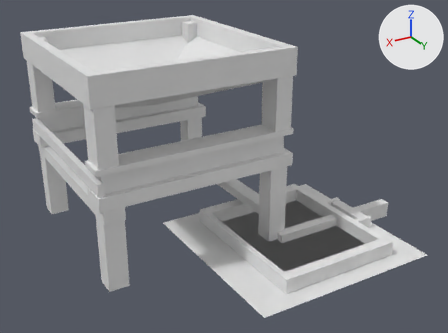
Renders of the Blender file aos_workshop_expansion/src/main/resources/assets/aos_workshop_expansion/objmodels/mechanical_sieve.blend from each side of a commit.
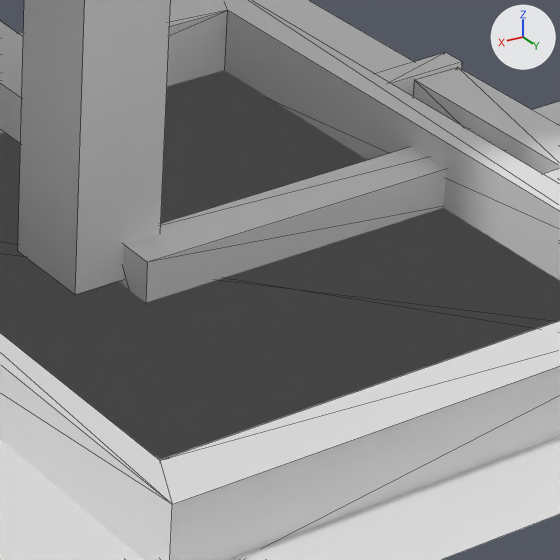
Each version is shown whole from a 50 mm lens placed at (1.745, 2.252, 1.619), pointed at (0.24, -0.256, 0.365), then close up on the part from 57% to 80% of the width and 56% to 87% of the height. Arrows for +X, +Y and +Z are at upper right; the lights stay in place. The first two pictures are the older version. The close-ups show mesh edges as thin lines. Materials are left out; every surface is plain grey.

Names of what the first close-up shows: 'arm', 'base', 'hopper_plane', 'sieve', 'sieve.001'.
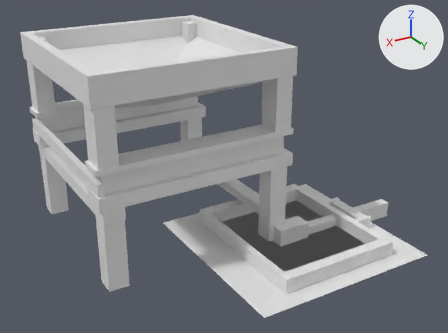
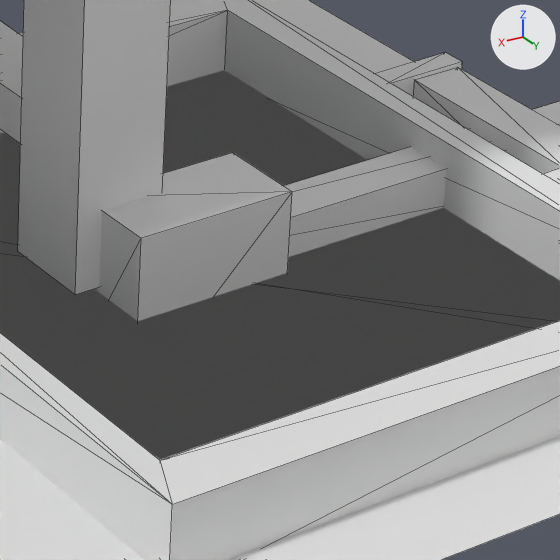
The change, as JSON lines over the scene's bpy script:
```json
{"block": "me_cube_011", "where": "# used by ob_arm; location = (0.0, 0.0, 0.0); rotation_euler = (0.0, 0.0, 3.142), in degrees (0, 0, 180); scale = (0.5, 0.5, 0.5)"}
{"op": "remove", "block": "me_cube_011", "code": "me_cube_011.from_pydata(...)  # 8 vertices, 12 faces; spans x -0.123..1.354, y -0.048..0.064, z -0.084..0.087"}
{"op": "add", "block": "me_cube_011", "code": "me_cube_011.from_pydata(...)  # 16 vertices, 24 faces; spans x -0.176..1.354, y -0.093..0.093, z -0.176..0.176"}
{"block": "me_cube_011", "change": "me_cube_011 part 1: a new loose piece, a box spanning x -0.176..0.176, y -0.093..0.093, z -0.176..0.176"}
```

Boxes (x1, y1, x2, y2) around the edits, measured in the close-ups (560 x 560 px):
```json
{"object": "arm", "change": "reshaped", "before": [118, 101, 560, 302], "after": [95, 101, 560, 321]}
{"part": 1, "of": "me_cube_011", "change": "added", "after": [95, 153, 292, 321]}
```
